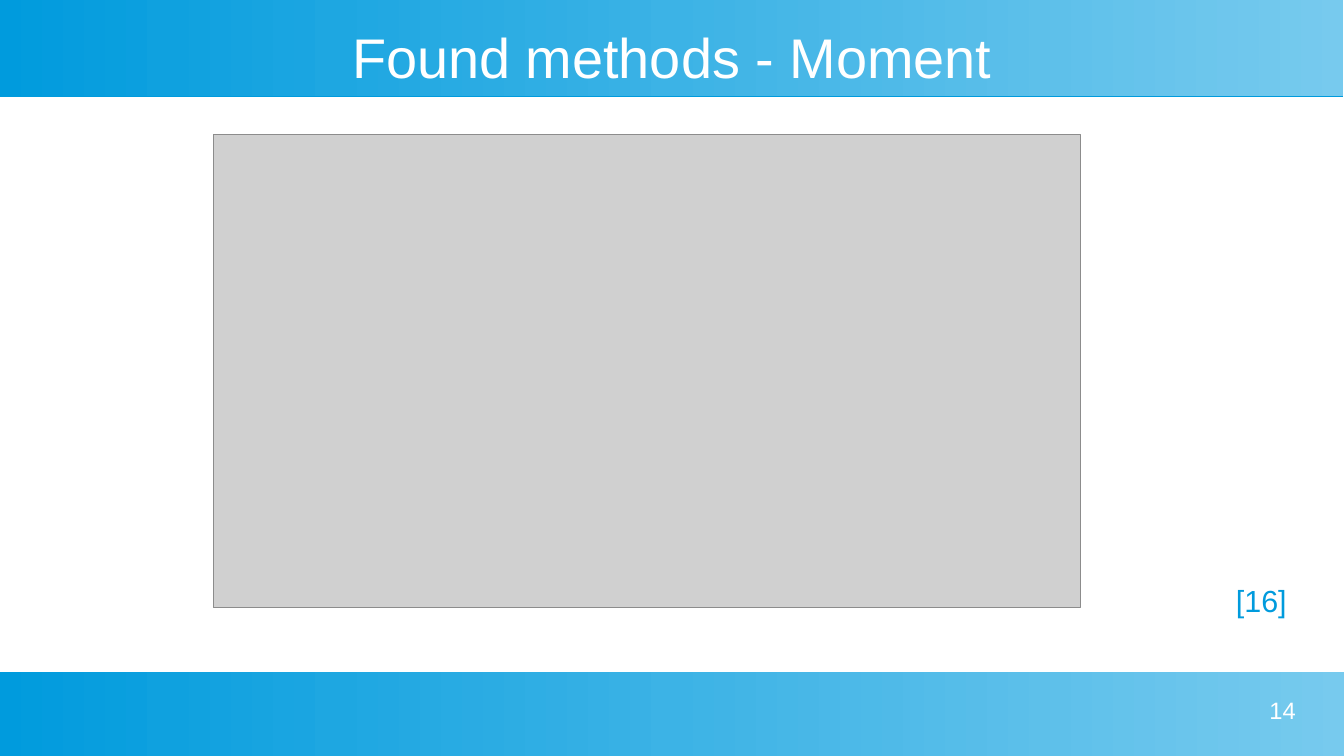
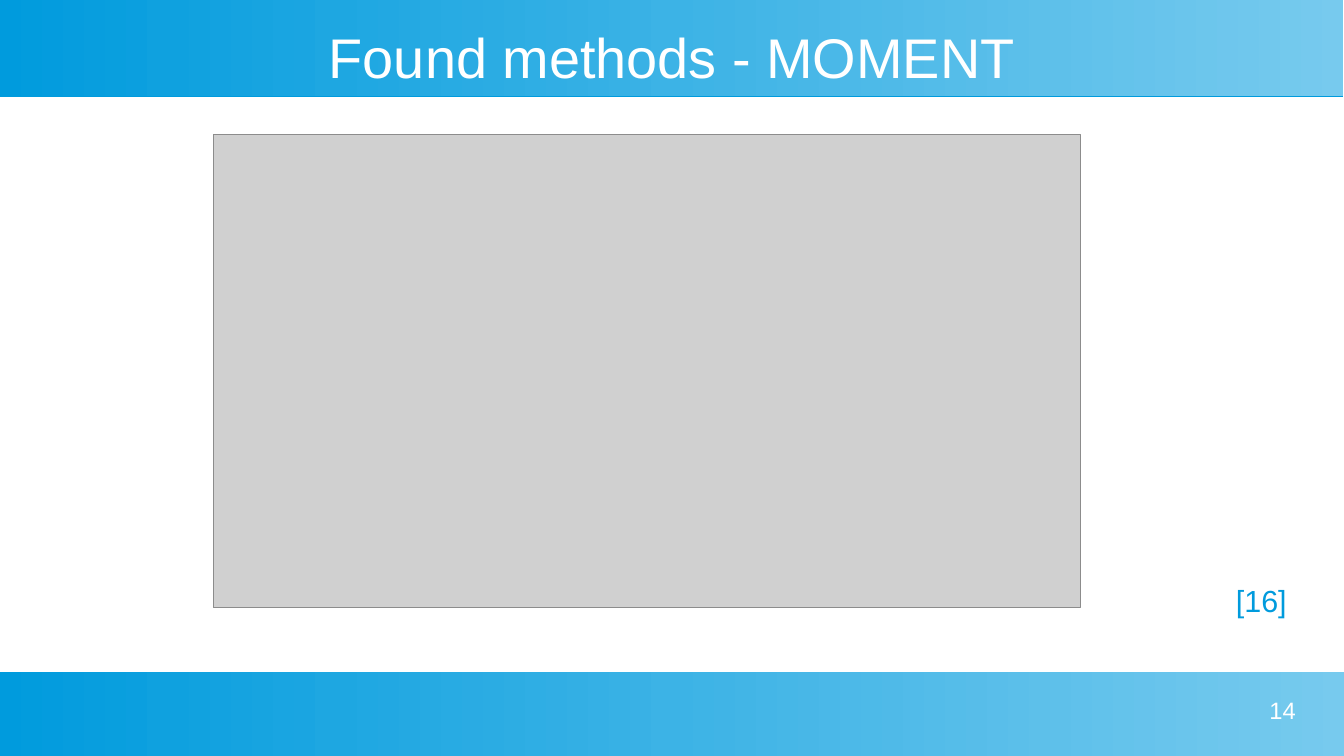
Before and after one commit to johanneshoelker/Smart-Systems-Paper, a slide deck: slide 14 of Presentation/Kolloq.odp. Drawn at 1344x756 pixels with LibreOffice and Linux fonts; fonts in the diff are those of the drawing; grey boxes stand for pictures. Boxes give left, top, right and bottom in pixels: in the first picture for what was removed or moved away, otherwise in the second. Text is boxed around its words. In the diff, an @@ line names an element or a change of style, - is before the commit and + after.

```diff
--- a/Presentation/Kolloq.odp
+++ b/Presentation/Kolloq.odp
@@ title at box(329, 37, 1014, 79): text changed @@
-Found methods - Moment
+Found methods - MOMENT
```
Also in this commit, not shown: 1 other slide changed, 1 other file.
